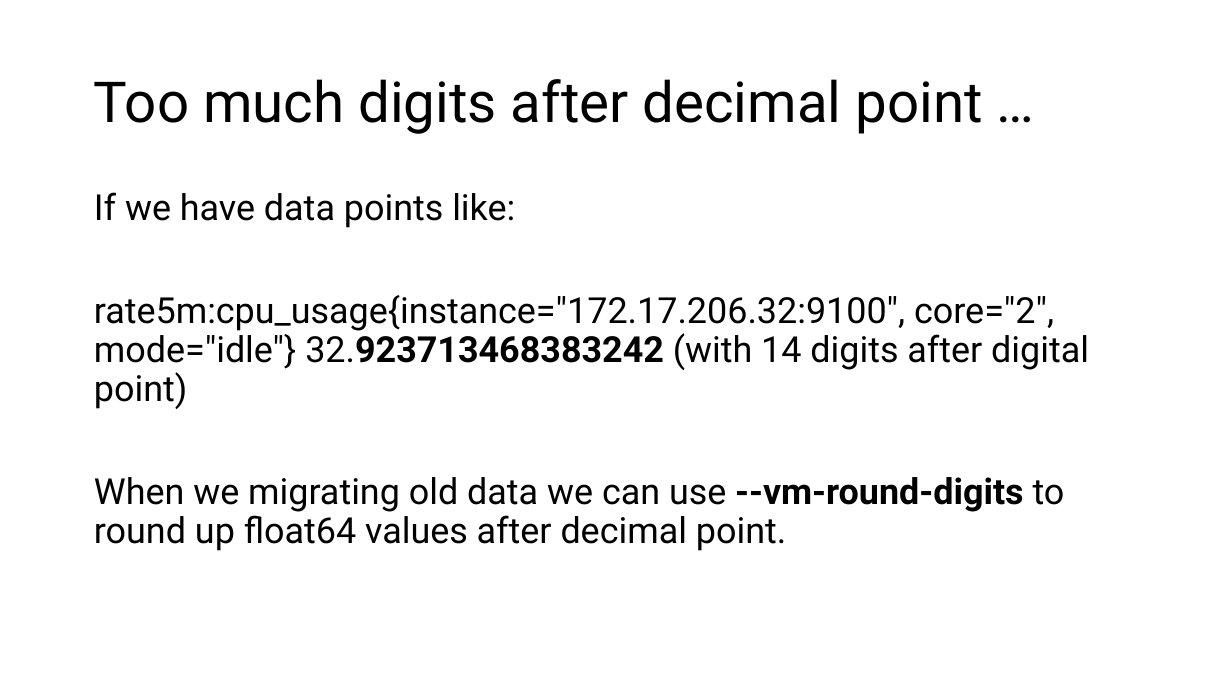
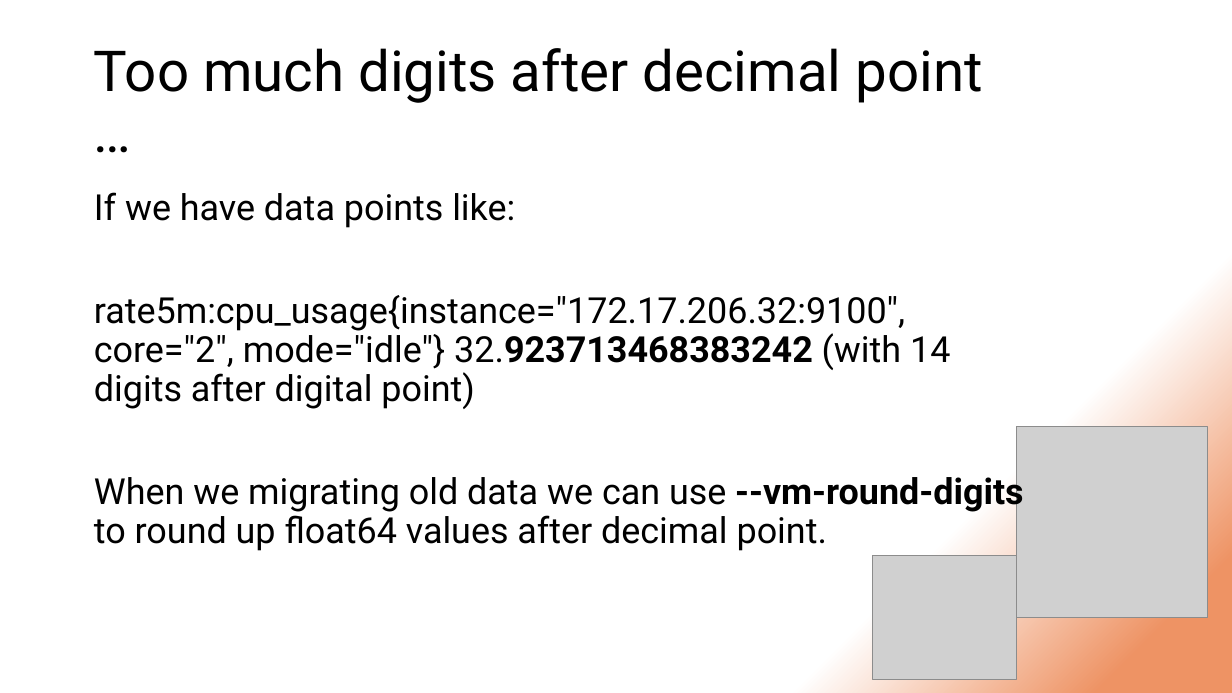
Before and after one commit to DStefanow/victoriametrics-poc, a slide deck: slide 52 of presentation-content/migrating-from-prometheus-to-vm.pptx. Drawn at 1232x693 pixels with LibreOffice and Linux fonts; fonts in the diff are those of the drawing; grey boxes stand for pictures. Boxes give left, top, right and bottom in pixels: in the first picture for what was removed or moved away, otherwise in the second. Text is boxed around its words. In the diff, an @@ line names an element or a change of style, - is before the commit and + after.

Commit message:
Change background for presentation

```diff
--- a/presentation-content/migrating-from-prometheus-to-vm.pptx
+++ b/presentation-content/migrating-from-prometheus-to-vm.pptx
@@ background #FFFFFF to gradient #FFFFFF to #EE9364 @@
@@ title "Too much digits after decimal ..." moved from (x1=94, y1=79, x2=982, y2=134) to (x1=94, y1=48, x2=982, y2=103) @@
@@ text "If we have data points ..." rewrapped from (x1=94, y1=192, x2=1089, y2=551) to (x1=94, y1=192, x2=1024, y2=551) @@
@@ picture added at (x1=1017, y1=427, x2=1208, y2=618) @@
@@ picture added at (x1=872, y1=555, x2=1017, y2=679) @@
```
Also in this commit, not shown: 46 other slides changed, 3 slides added, 3 slides removed.
